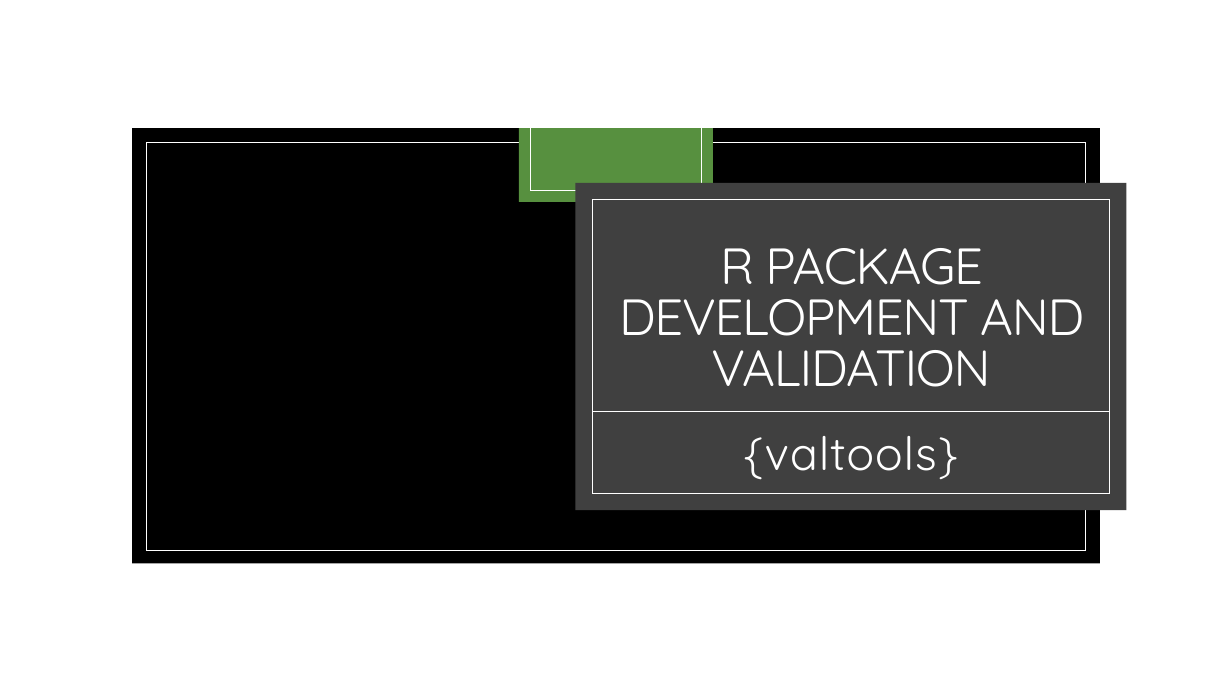
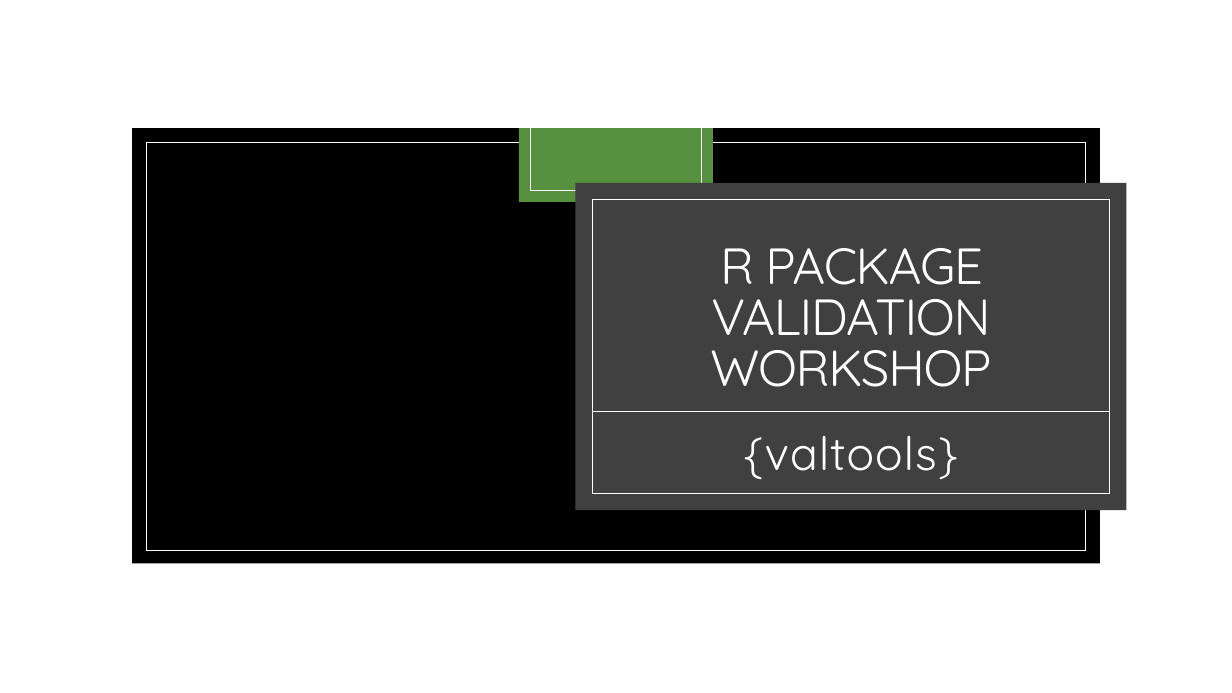
Before and after one commit to FredHutch/R_Package_Validation_Tutorial, a slide deck: slide 1 of Slides/Slides-03-Intro_to_Valtools/Slides-03-Intro-Valtools.pptx. Drawn at 1232x693 pixels with LibreOffice and Linux fonts; fonts in the diff are those of the drawing; background and template pictures are left out. Boxes give left, top, right and bottom in pixels: in the first picture for what was removed or moved away, otherwise in the second. Text is boxed around its words. In the diff, an @@ line names an element or a change of style, - is before the commit and + after.

```diff
--- a/Slides/Slides-03-Intro_to_Valtools/Slides-03-Intro-Valtools.pptx
+++ b/Slides/Slides-03-Intro_to_Valtools/Slides-03-Intro-Valtools.pptx
@@ title at [710,248,991,387]: text changed @@
-R PACKAGE DEVELOPMENT AND VALIDATION
+R PACKAGE VALIDATION
+WORKSHOP
```
Also in this commit, not shown: 10 other files.
